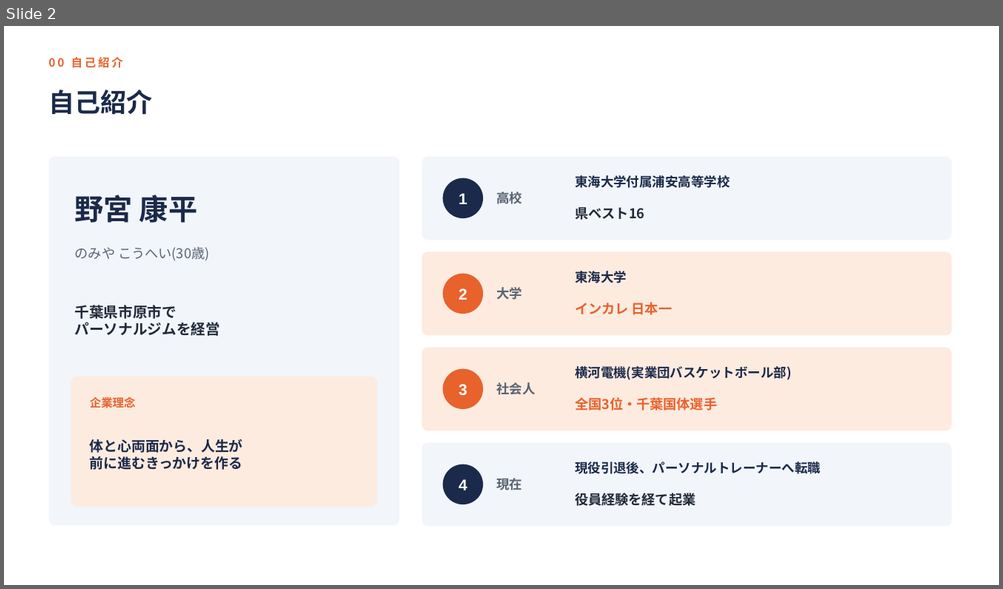
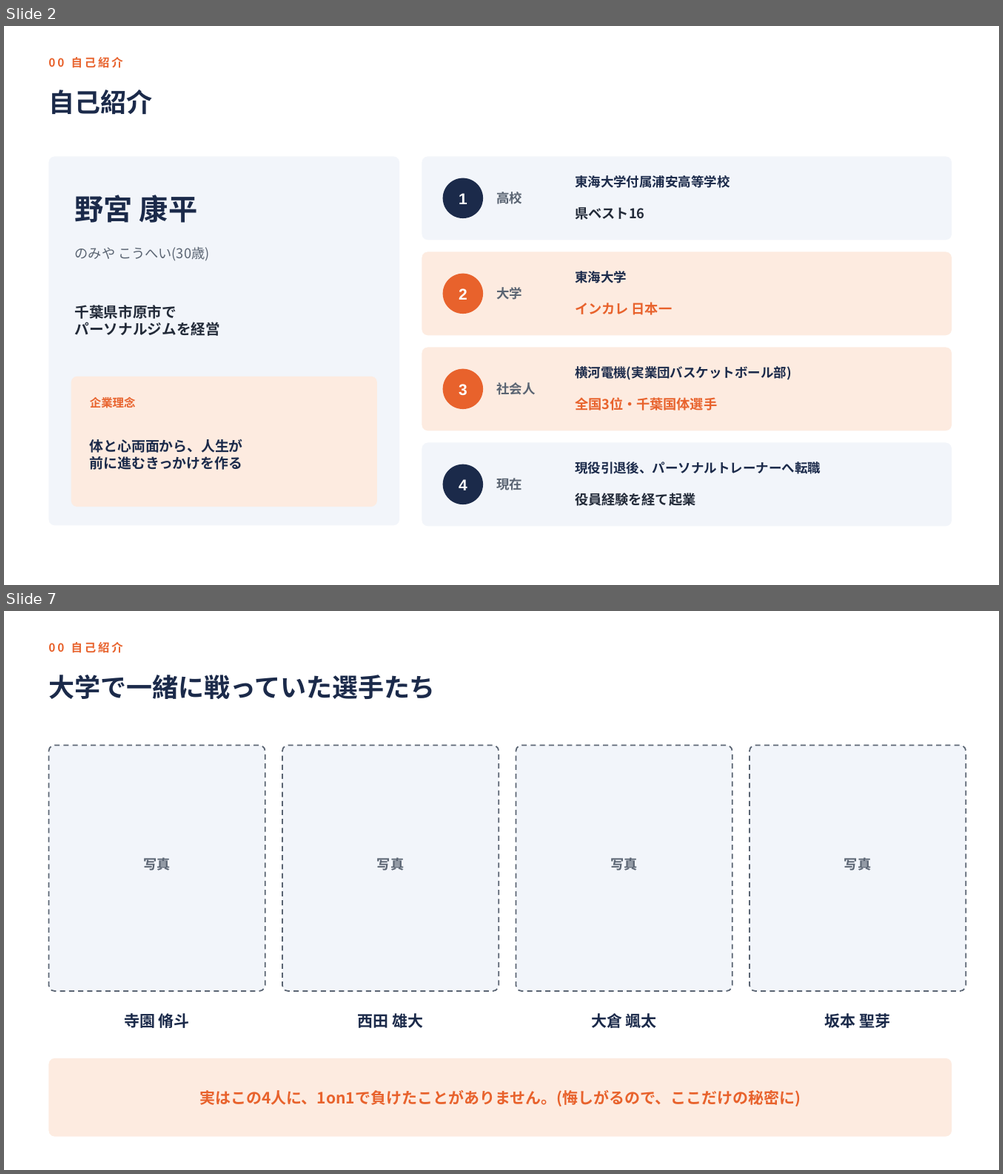
Before and after one commit to k-nomiya/Claude-Code-Test, a slide deck: nutrition-workshop/slides.pptx. Shown one above the other, each under a label of ours: slide 2 before the commit, slides 2 and 7 after it; the slides between them are not shown. The pictures are 1003x589 and 1003x1174 pixels, drawn with LibreOffice and Linux fonts; fonts in the diff are those of the drawing. Boxes give left, top, right and bottom in pixels: in the first picture for what was removed or moved away, otherwise in the second. Text is boxed around its words. In the diff, an @@ line names an element or a change of style, - is before the commit and + after.

```diff
--- a/nutrition-workshop/slides.pptx
+++ b/nutrition-workshop/slides.pptx
@@ slide 7 added at (4,611,999,1170), background #FFFFFF @@
@@ text added at (48,642,123,653), 11 pt, text #E8622C, bold @@
+00 自己紹介
@@ text added at (48,675,435,699), 25 pt, text #1B2A4A, bold @@
+大学で一緒に戦っていた選手たち
@@ rounded rectangle added at (48,745,265,991), fill #F2F5FA, outline #5A6472 1.25 pt dashed @@
@@ rounded rectangle added at (282,745,498,991), fill #F2F5FA, outline #5A6472 1.25 pt dashed @@
@@ rounded rectangle added at (516,745,732,991), fill #F2F5FA, outline #5A6472 1.25 pt dashed @@
@@ rounded rectangle added at (749,745,966,991), fill #F2F5FA, outline #5A6472 1.25 pt dashed @@
@@ text added at (143,857,170,871), 13 pt, text #5A6472, bold @@
+写真
@@ text added at (377,857,404,871), 13 pt, text #5A6472, bold @@
+写真
@@ text added at (610,857,637,871), 13 pt, text #5A6472, bold @@
+写真
@@ text added at (844,857,871,871), 13 pt, text #5A6472, bold @@
+写真
@@ text added at (124,1014,190,1028), 15 pt, text #1B2A4A, bold @@
+寺園 脩斗
@@ text added at (358,1014,423,1028), 15 pt, text #1B2A4A, bold @@
+西田 雄大
@@ text added at (591,1014,657,1028), 15 pt, text #1B2A4A, bold @@
+大倉 颯太
@@ text added at (825,1011,891,1031), 15 pt, text #1B2A4A, bold @@
+坂本 聖芽
@@ rounded rectangle added at (48,1059,951,1137), fill #FDEBE0 @@
@@ text added at (199,1091,801,1107), 15 pt, text #E8622C, bold @@
+実はこの4人に、1on1で負けたことがありません。(悔しがるので、ここだけの秘密に)
```
Also in this commit, not shown: 4 slides changed, 7 other slides added, 3 slides removed, 1 other file.
